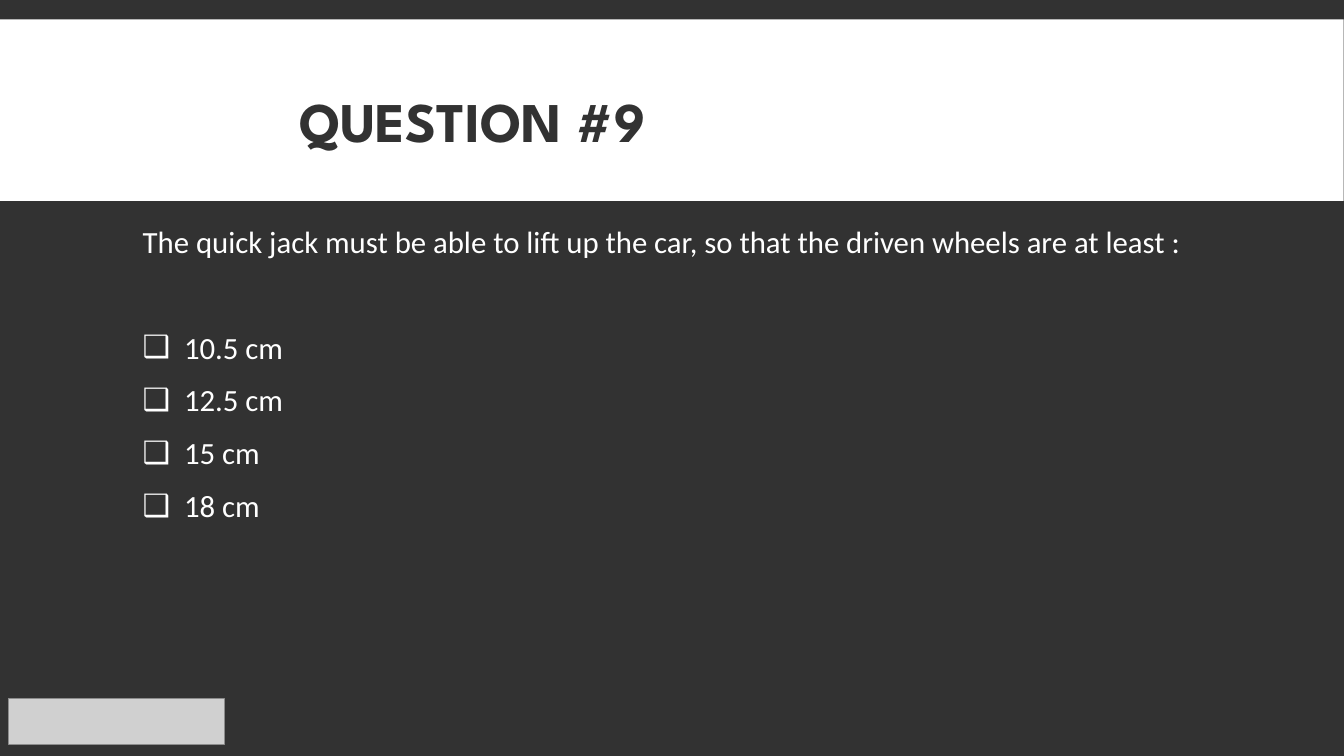
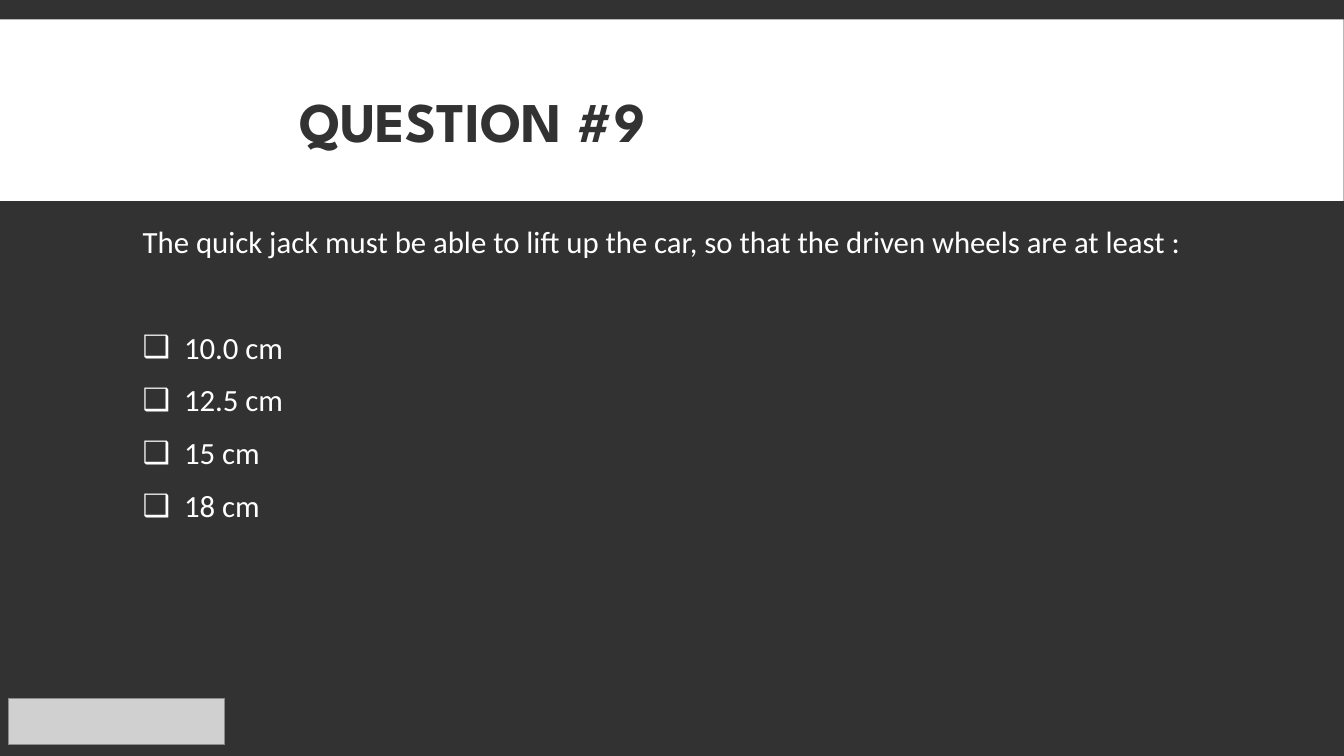
Before and after one commit to EOSCogniton/Intergen, a slide deck: slide 10 of 08_Quizz_competition/2018_Quizz3.pptx. Drawn at 1344x756 pixels with LibreOffice and Linux fonts; fonts in the diff are those of the drawing; grey boxes stand for pictures. Boxes give left, top, right and bottom in pixels: in the first picture for what was removed or moved away, otherwise in the second. Text is boxed around its words. In the diff, an @@ line names an element or a change of style, - is before the commit and + after.

```diff
--- a/08_Quizz_competition/2018_Quizz3.pptx
+++ b/08_Quizz_competition/2018_Quizz3.pptx
@@ text at bbox=[184, 339, 283, 359]: text changed @@
-❑ 10.5 cm
+❑ 10.0 cm
```
Also in this commit, not shown: 4 other slides changed.
